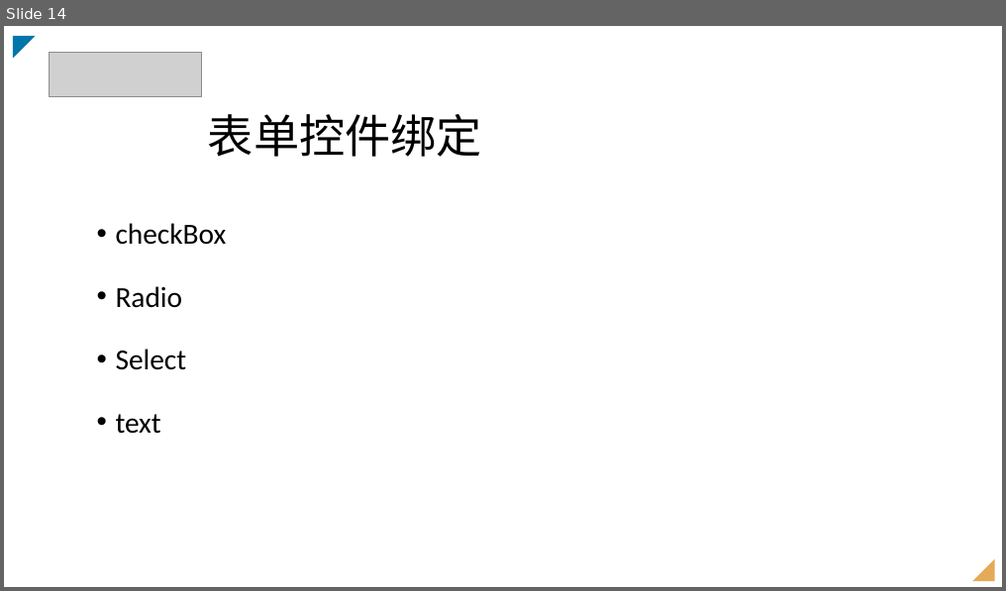
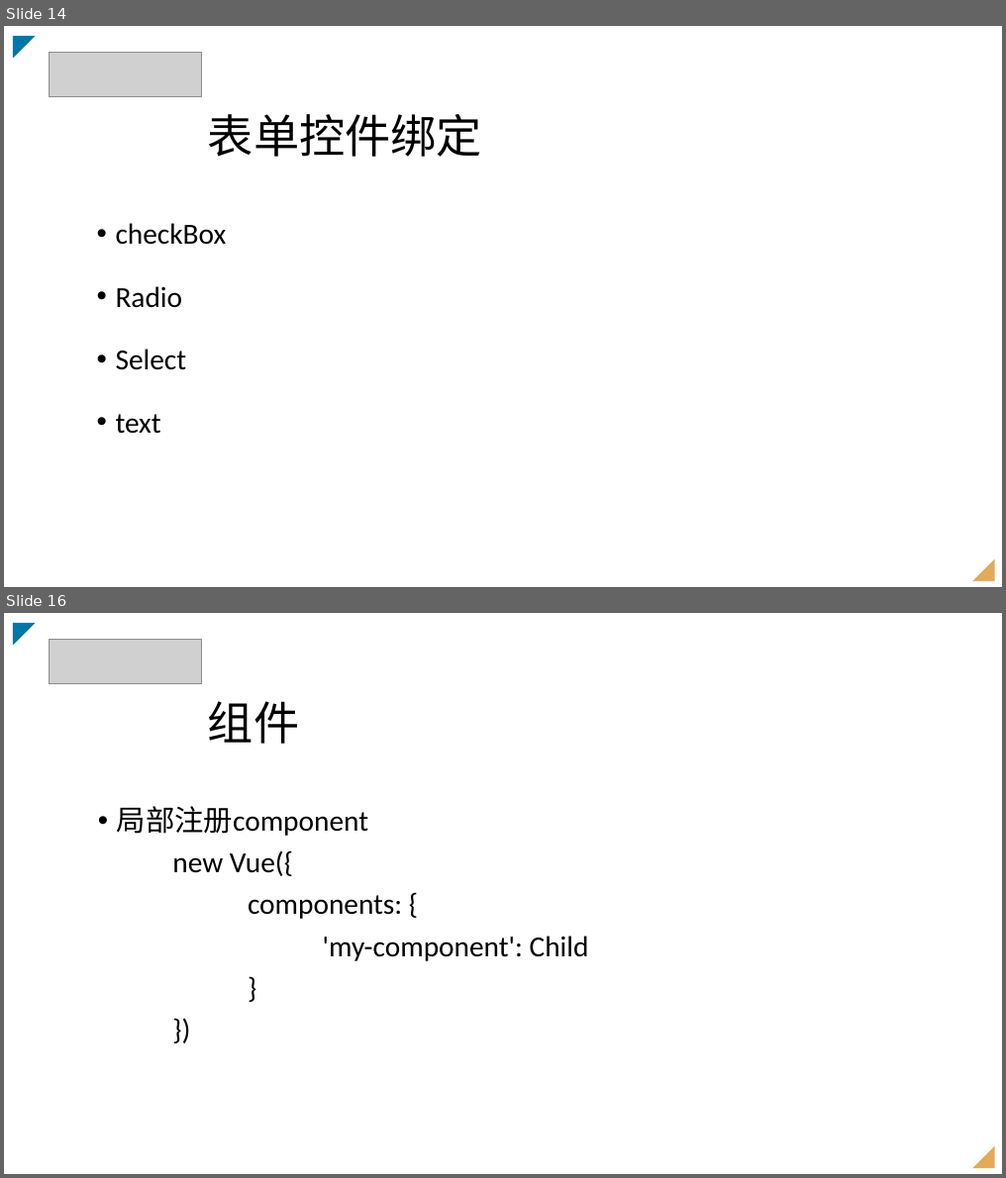
Before and after one commit to johnnysw/fellows9, a slide deck: vuejs/Vue.pptx. Shown one above the other, each under a label of ours: slide 14 before the commit, slides 14 and 16 after it; the slides between them are not shown. The pictures are 1006x591 and 1006x1178 pixels, drawn with LibreOffice and Linux fonts; fonts in the diff are those of the drawing; grey boxes stand for pictures. Boxes give left, top, right and bottom in pixels: in the first picture for what was removed or moved away, otherwise in the second. Text is boxed around its words. In the diff, an @@ line names an element or a change of style, - is before the commit and + after.

```diff
--- a/vuejs/Vue.pptx
+++ b/vuejs/Vue.pptx
@@ slide 16 added at (x1=4, y1=613, x2=1002, y2=1174), background #FFFFFF @@
@@ right triangle added at (x1=13, y1=623, x2=36, y2=646), fill #0176AB @@
@@ picture added at (x1=49, y1=639, x2=202, y2=683) @@
@@ text added at (x1=208, y1=701, x2=299, y2=744), 44 pt, text #000000 @@
+组件
@@ text added at (x1=117, y1=806, x2=589, y2=961), 28 pt, text #000000 @@
+• 局部注册component
+new Vue({
+components: {
+'my-component': Child
+}
+})
@@ right triangle added at (x1=973, y1=1146, x2=995, y2=1168), fill #E5AA57 @@
```
Also in this commit, not shown: 1 slide changed, 1 other slide added, 7 other files.
